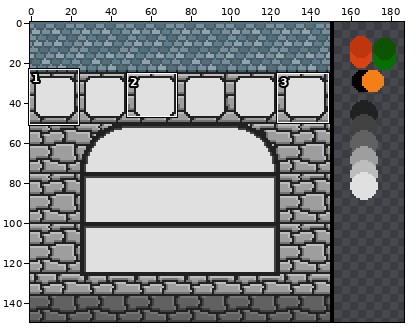
One commit to this pixel-art file: Source/Image/testMenu.aseprite. The picture above shows the old version from afar; the outline marks the close-up.
Close-up. Before:
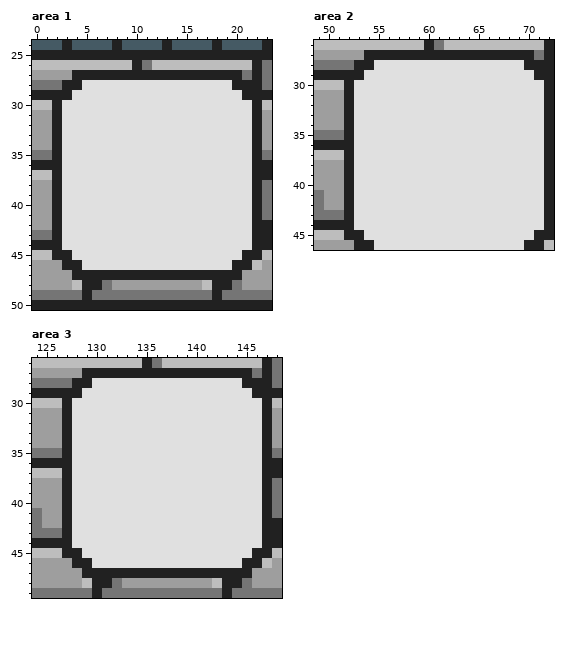
200x150 pixels, 1 frame. Shown: area 1: x 0..23, y 24..50; area 2: x 49..72, y 26..46; area 3: x 124..148, y 26..49. The wide view leaves out empty margins. The commit also changed other parts of the picture, which this record leaves out.
New version:
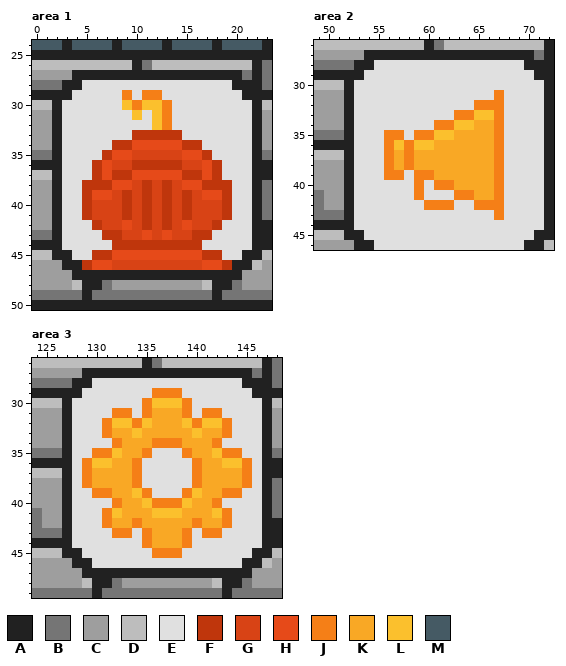
Palette (. is transparent): A #212121  B #757575  C #9e9e9e  D #bdbdbd  E #e0e0e0  F #bf360c  G #d84315  H #e64a19  J #f57f17  K #f9a825  L #fbc02d  M #455a64
Change:
layer "Layer 8" added
layer "Layer 9" added
Changed rows in their new state; - is an unchanged pixel.
Area 1, layer "Layer 8":
first column x 5:
29 ----J-JJ-------
30 ----LJLLJ------
31 -----L-LJ------
32 -------LJ------
33 -----FFFFF-----
34 ---FFHHHHHFF---
35 --FHHGGGGGHHF--
36 -FHGGFFFFFGGHF-
37 -FHFFHHHHHFFHF-
38 FFFHHGFGFGHHFFF
39 FHHGFGFGFGFGHHF
40 FGGGFGFGFGFGGGF
41 FGGGFGFGFGFGGGF
42 -FGGHGFGFGHGGF-
43 --FFGGHGHGGFF--
44 ---FFFFFFFFF---
45 -FFHHHHHHHHHFF-
46 FHHGGGGGGGGGHHF
Area 2, layer "Layer 8":
first column x 56:
31 -----------J
32 ---------JJJ
33 -------JJLLJ
34 -----JJLLKKJ
35 JJ-JJLLKKKKJ
36 JLJLLKKKKKKJ
37 JKJKKKKKKKKJ
38 JKJKKKKKKKKJ
39 JJ-JJKKKKKKJ
40 ---J-JJKKKKJ
41 ---J---JJKKJ
42 ----JJJ--JJJ
43 -----------J
Area 3, layer "Layer 9":
first column x 129:
29 -------JJJ-------
30 ------JLLLJ------
31 ---JJ-JKKKJ-JJ---
32 --JLLJLKKKLJLLJ--
33 --JKKLKKKKKLKKJ--
34 ---JKKKJJJKKKJ---
35 -JJLKKJ---JKKLJJ-
36 JLLKKJ-----JKKLLJ
37 JKKKKJ-----JKKKKJ
38 JKKKKJ-----JKKKKJ
39 -JJKKLJ---JLKKJJ-
40 ---JKKLJJJLKKJ---
41 --JLKKKLLLKKKLJ--
42 --JKKJKKKKKJKKJ--
43 ---JJ-JKKKJ-JJ---
44 ------JKKKJ------
45 -------JJJ-------
Pixel boxes of the changes (left, top, right, bottom) in both close-ups:
changed: (82, 90, 232, 270)
changed: (384, 90, 504, 220)
changed: (82, 388, 252, 558)
